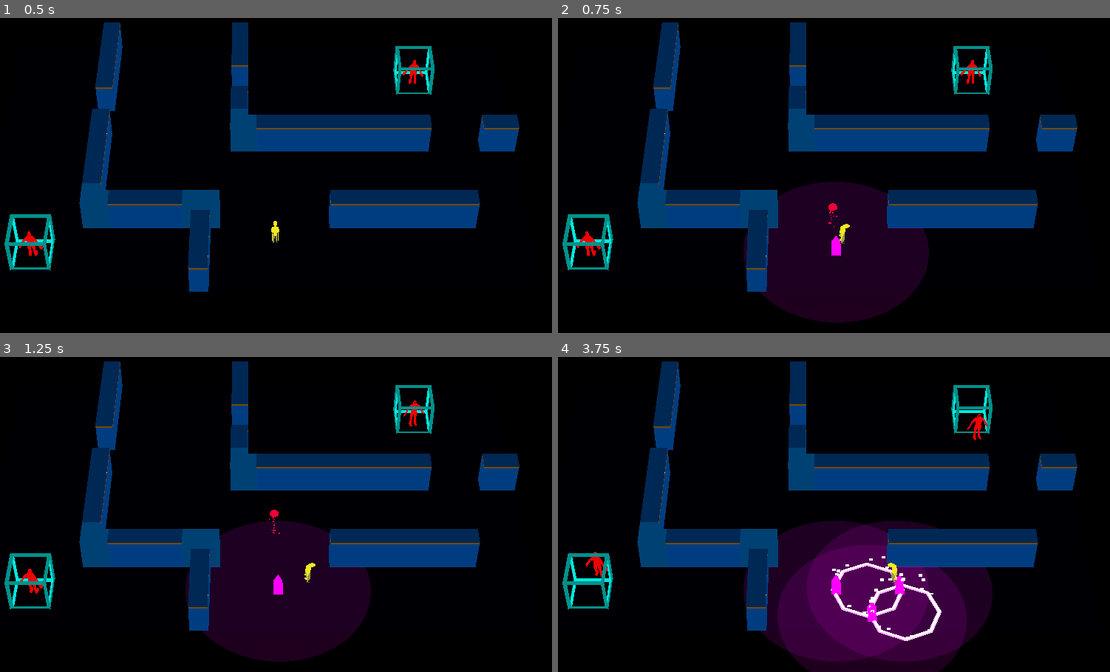
Above: before the commit, frames 1-4 (two rows, left to right).
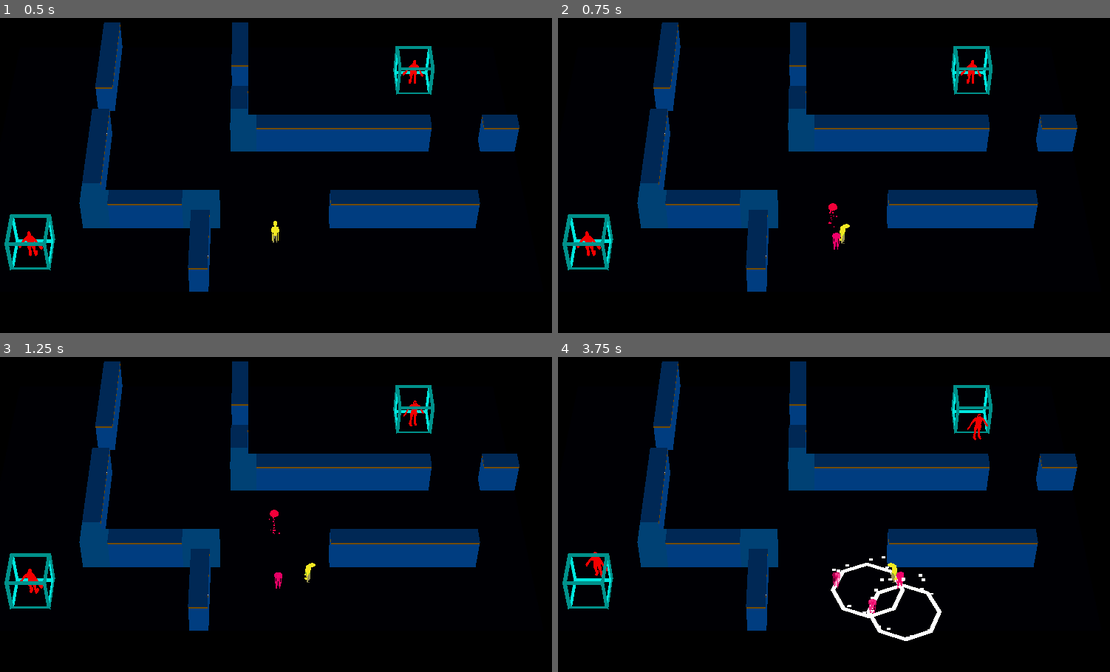
Above: after the commit, the same moments.

Repository: ralabate/30ddl
Game: Godot game, scene res://main.tscn
The game is run twice, just before and just after one commit, with the same random seed, the same clock (stepped at 60 frames per second) and the same inputs.
Inputs:
- Up to frame 1 (0.5 s): no input
- Up to frame 2 (0.75 s): tap Enter (ui_accept) at 0.5 s; hold Right (ui_right) from 0.53 s (still down); tap S (player_decoy) at 0.6 s
- Up to frame 3 (1.25 s): keep holding Right (ui_right); tap Enter (ui_accept) at 0.77 s
- Up to frame 4 (3.75 s): release Right (ui_right) at 1.28 s; hold Down (ui_down) 1.28-2.03 s; tap A (player_mine) at 1.35, 2.85 s; tap Enter (ui_accept) at 1.52, 3.02 s; hold Right (ui_right) 2.03-2.78 s; tap S (player_decoy) at 2.1, 3.6 s; hold Up (ui_up) 2.78-3.53 s; hold Left (ui_left) from 3.53 s (still down)

Frame 1 is identical in both runs. In frame 2, 10% of the frame differs, in the area x 33-68%, y 51-97%; in frame 3, 10%; in frame 4, 15%, in the area x 33-79%, y 51-100%.

Commit message:
make the decoy fade out

Diff:
--- a/gauntlet/player/decoy.gd
+++ b/gauntlet/player/decoy.gd
@@ -2,9 +2,6 @@
 
 
 signal done(affected_list: Array[Node3D])
-
-@onready var visual: MeshInstance3D = %Visual
-@onready var lifetime_timer: Timer = %LifetimeTimer
 
 var baduy_list: Array[Node3D] = []
 
@@ -12,7 +9,6 @@
 # Called when the node enters the scene tree for the first time.
 func _ready() -> void:
 	body_entered.connect(_on_body_entered)
-	lifetime_timer.timeout.connect(_on_lifetime_timer_timeout)
 
 
 func _on_body_entered(body: Node3D) -> void:
@@ -21,6 +17,6 @@
 		baduy_list.append(body)
 
 
-func _on_lifetime_timer_timeout() -> void:
+func finished() -> void:
 	done.emit(baduy_list)
 	queue_free()
--- a/gauntlet/player/decoy.tscn
+++ b/gauntlet/player/decoy.tscn
@@ -1,14 +1,7 @@
-[gd_scene load_steps=7 format=3 uid="uid://dj3m0gkysy4q1"]
+[gd_scene load_steps=10 format=3 uid="uid://dj3m0gkysy4q1"]
 
 [ext_resource type="Script" uid="uid://cbwhkcm1auist" path="res://player/decoy.gd" id="1_tpm8h"]
-
-[sub_resource type="StandardMaterial3D" id="StandardMaterial3D_gevvu"]
-transparency = 1
-shading_mode = 0
-albedo_color = Color(1, 0, 1, 1)
-
-[sub_resource type="PrismMesh" id="PrismMesh_gevvu"]
-material = SubResource("StandardMaterial3D_gevvu")
+[ext_resource type="PackedScene" uid="uid://b8lrhgxp8l2x" path="res://player/imported/lizardprince_idle.glb" id="2_etp58"]
 
 [sub_resource type="CylinderShape3D" id="CylinderShape3D_gevvu"]
 radius = 5.0
@@ -24,22 +17,98 @@
 bottom_radius = 5.0
 height = 0.1
 
+[sub_resource type="StandardMaterial3D" id="StandardMaterial3D_etp58"]
+resource_local_to_scene = true
+transparency = 1
+albedo_color = Color(1, 0, 0.478431, 1)
+
+[sub_resource type="Animation" id="Animation_0hp2w"]
+resource_name = "lifetime"
+length = 10.0
+tracks/0/type = "value"
+tracks/0/imported = false
+tracks/0/enabled = true
+tracks/0/path = NodePath("lizardprince_idle/Skeleton3D/Mesh:material_override:albedo_color")
+tracks/0/interp = 1
+tracks/0/loop_wrap = true
+tracks/0/keys = {
+"times": PackedFloat32Array(0, 10),
+"transitions": PackedFloat32Array(1, 1),
+"update": 0,
+"values": [Color(1, 0, 0.478431, 1), Color(1, 0, 0.478431, 0)]
+}
+tracks/1/type = "method"
+tracks/1/imported = false
+tracks/1/enabled = true
+tracks/1/path = NodePath(".")
+tracks/1/interp = 1
+tracks/1/loop_wrap = true
+tracks/1/keys = {
+"times": PackedFloat32Array(10),
+"transitions": PackedFloat32Array(1),
+"values": [{
+"args": [],
+"method": &"finished"
+}]
+}
+
+[sub_resource type="Animation" id="Animation_gxpjd"]
+length = 0.001
+tracks/0/type = "value"
+tracks/0/imported = false
+tracks/0/enabled = true
+tracks/0/path = NodePath("lizardprince_idle/Skeleton3D/Mesh:material_override:albedo_color")
+tracks/0/interp = 1
+tracks/0/loop_wrap = true
+tracks/0/keys = {
+"times": PackedFloat32Array(0),
+"transitions": PackedFloat32Array(1),
+"update": 0,
+"values": [Color(1, 0, 0.478431, 1)]
+}
+
+[sub_resource type="AnimationLibrary" id="AnimationLibrary_ba2vu"]
+_data = {
+&"RESET": SubResource("Animation_gxpjd"),
+&"lifetime": SubResource("Animation_0hp2w")
+}
+
 [node name="Decoy" type="Area3D"]
 collision_layer = 2
 collision_mask = 12
 script = ExtResource("1_tpm8h")
 
-[node name="Visual" type="MeshInstance3D" parent="."]
-unique_name_in_owner = true
-mesh = SubResource("PrismMesh_gevvu")
-
 [node name="CollisionShape3D" type="CollisionShape3D" parent="."]
 shape = SubResource("CylinderShape3D_gevvu")
 
 [node name="DebugAreaVisualizer" type="MeshInstance3D" parent="."]
+visible = false
 mesh = SubResource("CylinderMesh_tpm8h")
 
-[node name="LifetimeTimer" type="Timer" parent="."]
-unique_name_in_owner = true
-wait_time = 10.0
-autostart = true
+[node name="lizardprince_idle" parent="." instance=ExtResource("2_etp58")]
+
+[node name="Skeleton3D" parent="lizardprince_idle" index="0"]
+bones/1/position = Vector3(-1.09077e-10, -8.78567e-07, 0.803342)
+bones/5/rotation = Quaternion(0.547515, 1.65361e-07, 1.08196e-07, 0.836796)
+bones/14/rotation = Quaternion(0.669865, 0.0202461, 0.0179766, 0.741989)
+bones/15/rotation = Quaternion(0.11288, -0.0102715, -0.000642908, 0.993555)
+bones/16/rotation = Quaternion(-0.456382, -0.0198535, 0.0120512, 0.889481)
+bones/17/rotation = Quaternion(-0.272795, 0.0124366, -0.00365664, 0.961985)
+bones/19/rotation = Quaternion(-0.741989, 0.0179766, -0.0202461, 0.669865)
+bones/20/rotation = Quaternion(0.11288, -0.0102715, -0.000642909, 0.993555)
+bones/21/rotation = Quaternion(-0.456382, -0.0198535, 0.0120512, 0.889481)
+bones/22/rotation = Quaternion(-0.272795, 0.0124366, -0.00365664, 0.961985)
+
+[node name="Mesh" parent="lizardprince_idle/Skeleton3D" index="0"]
+material_override = SubResource("StandardMaterial3D_etp58")
+
+[node name="AnimationPlayer" parent="lizardprince_idle" index="1"]
+autoplay = "lizardprince_idle"
+
+[node name="AnimationPlayer" type="AnimationPlayer" parent="."]
+libraries = {
+&"": SubResource("AnimationLibrary_ba2vu")
+}
+autoplay = "lifetime"
+
+[editable path="lizardprince_idle"]
